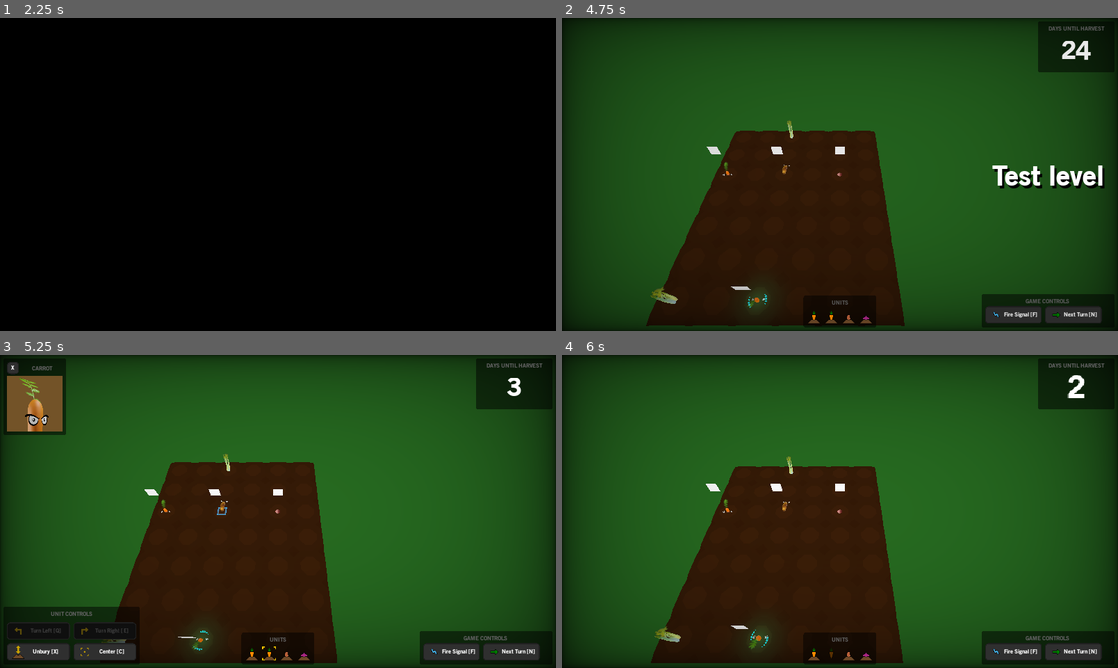
Above: before the commit, frames 1-4 (two rows, left to right).
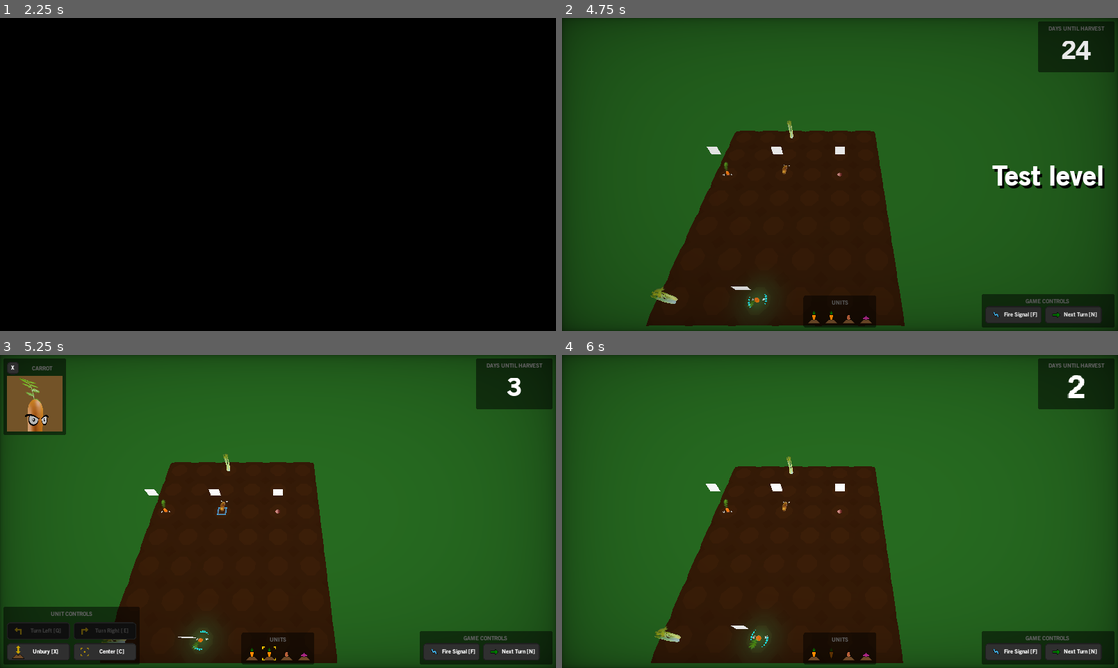
Above: after the commit, the same moments.

Repository: wingedadventurer/gwj-xii
Game: Godot game, scene res://scenes/ui/menus/main_menu.tscn
The game is run twice, just before and just after one commit, with the same random seed, the same clock (stepped at 60 frames per second) and the same inputs.
Inputs (mouse positions are in pixels of both pictures, inside the frame that each line leads up to):
- Up to frame 1 (2.25 s): click "Play" at 0.5 s; click "First Crops" at 1.25 s; click "Next Turn [N]" at 2 s
- Up to frame 2 (4.75 s): click "Next Turn [N]" at 2.75 s; click "Fire Signal [F]" at 3.5 s; click (812, 315) at 4.25 s
- Up to frame 3 (5.25 s): click (266, 652) at 5.02 s
- Up to frame 4 (6 s): click "Unbury [X]" at 5.75 s

Frame 1 is identical in both runs. In frame 2, 0.5% of the frame differs, in the area x 0-100%, y 0-100%; in frame 3, 2.3%; in frame 4, 2.7%.

Commit message:
:hammer: Fix move positions not moving instantly when unit moves

Diff:
--- a/godot-project/scenes/ui/vignette_overlay.tscn
+++ b/godot-project/scenes/ui/vignette_overlay.tscn
@@ -4,7 +4,7 @@
 
 [sub_resource type="ShaderMaterial" id=1]
 shader = ExtResource( 1 )
-shader_param/amount = 0.2
+shader_param/amount = 0.1
 
 [node name="vignette_overlay" type="ColorRect"]
 modulate = Color( 0, 0, 0, 1 )
--- a/godot-project/scripts/unit.gd
+++ b/godot-project/scripts/unit.gd
@@ -62,6 +62,8 @@
 
 		set_rot(rot)
 		$action_indicator.visible = true
+		$move_positions.set_as_toplevel(true)
+		$signal_positions.set_as_toplevel(true)
 
 func _unhandled_input(event) -> void:
 	if event is InputEventMouseButton \
@@ -178,6 +180,9 @@
 		$model/animation_player.queue("Idle")
 	set_action_done(true)
 
+	$move_positions.global_transform.origin = new_global_origin
+	$signal_positions.global_transform.origin = new_global_origin
+
 func bury(quiet := false) -> void:
 	var anim = $model/animation_player
 	buried = true
